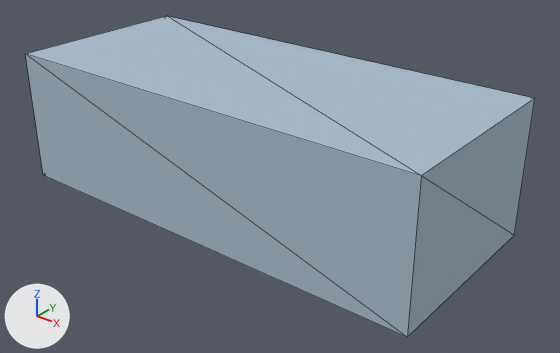
Two versions of the glTF model shared/assets/models/fish_amber_snapper.glb, one commit apart.
One viewpoint serves both versions: a 50 mm lens placed at (0.298, -0.352, 0.198), pointed at (0.016, 0.0, -0.02). Arrows for +X, +Y and +Z are at lower left; the lights stay in place. The older version comes first. Mesh edges are drawn as thin lines. Vertices at exactly the same position are counted once.

The first picture shows 'species.amber_snapper'.
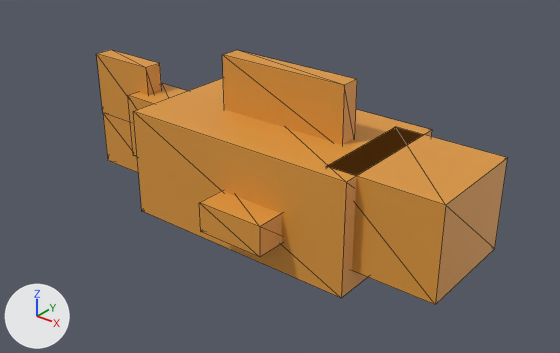
The change in detail:
Material 'item' (mat_item) changes colour from blue #a9bccb to orange #e09a3e; in linear values from (0.397, 0.503, 0.597) to (0.745, 0.323, 0.0482).
me_item is used by ob_species_amber_snapper; location (0.0, 0.0, 0.0); scale (0.3, 0.13, 0.09).
me_item had 8 vertices, 12 faces and spanned x -0.5..0.5, y -0.5..0.5, z -0.5..0.5.
me_item now has 60 vertices, 96 faces and spans x -0.5..0.5, y -0.22..0.22, z -0.181..0.181.
me_item part 1: the whole mesh is rebuilt.
Object 'species.amber_snapper' (ob_species_amber_snapper) is rescaled from (0.3, 0.13, 0.09) to (0.3, 0.3, 0.3).

Boxes (x1, y1, x2, y2) around the edits, measured in the pictures (560 x 353 px):
'species.amber_snapper', recoloured, reshaped, rescaled (20% narrower, 20% shorter)
    before: (25, 16, 535, 337)
    after: (97, 50, 507, 305)
